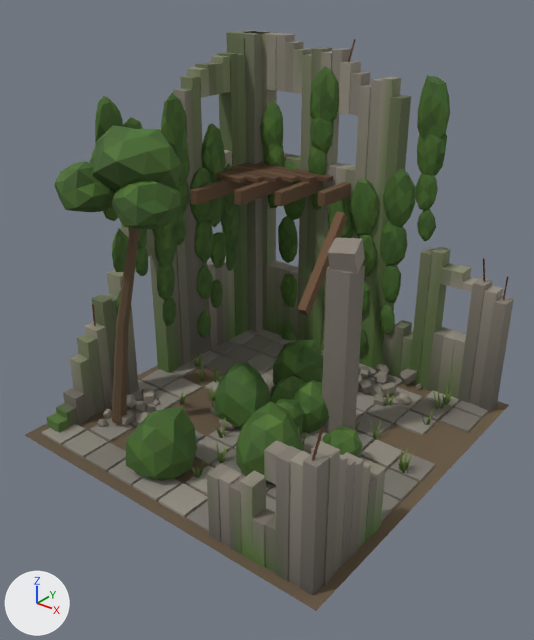
A saved change to the glTF model client/content/builtin/terrain/overgrown-ruins.glb.
The view is the same before and after, from a camera (50 mm lens) standing at (1.112, -1.426, 1.197) and looking at (0.026, -0.069, 0.356). Arrows for +X, +Y and +Z are at lower left; the lights stay in place. The older version comes first. Vertices at exactly the same position are counted once.

Objects in the first picture: 'overgrown-ruins'.
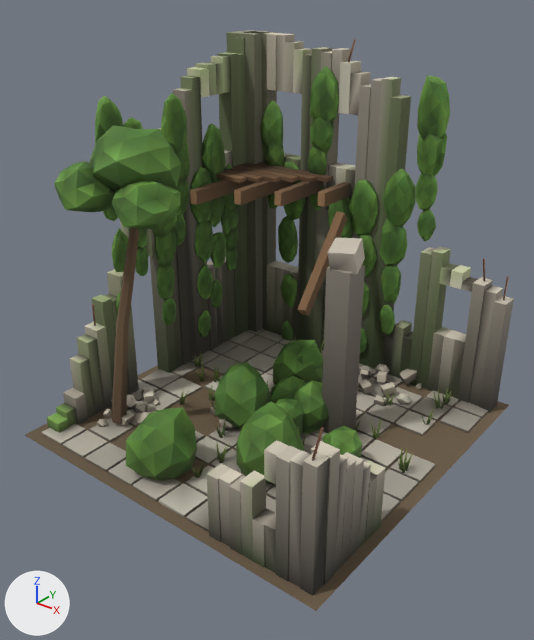
Diff of the bpy script that builds the scene:
```diff
--- a/client/content/builtin/terrain/overgrown-ruins.glb.py
+++ b/client/content/builtin/terrain/overgrown-ruins.glb.py
@@ me_overgrown_ruins @@
 me_overgrown_ruins.from_pydata(...)  # 5582 vertices, 8635 faces; spans x -0.5..0.5, y -0.5..0.5, z 0.0..1.0
 # used by ob_overgrown_ruins; location = (0.0, 0.0, 0.0)
+# me_overgrown_ruins part 1: 8631 faces centred in x -0.5..0.473, y -0.475..0.5, z 0.0..1.0 are repainted in the vertex colours, in many colours
 me_overgrown_ruins.materials.append(mat_flagstones)
```

Where the change shows, as pixel boxes (x1, y1, x2, y2) in the pictures (534 x 640 px):
part 1 of me_overgrown_ruins, recoloured: (40, 30, 514, 597) in both
